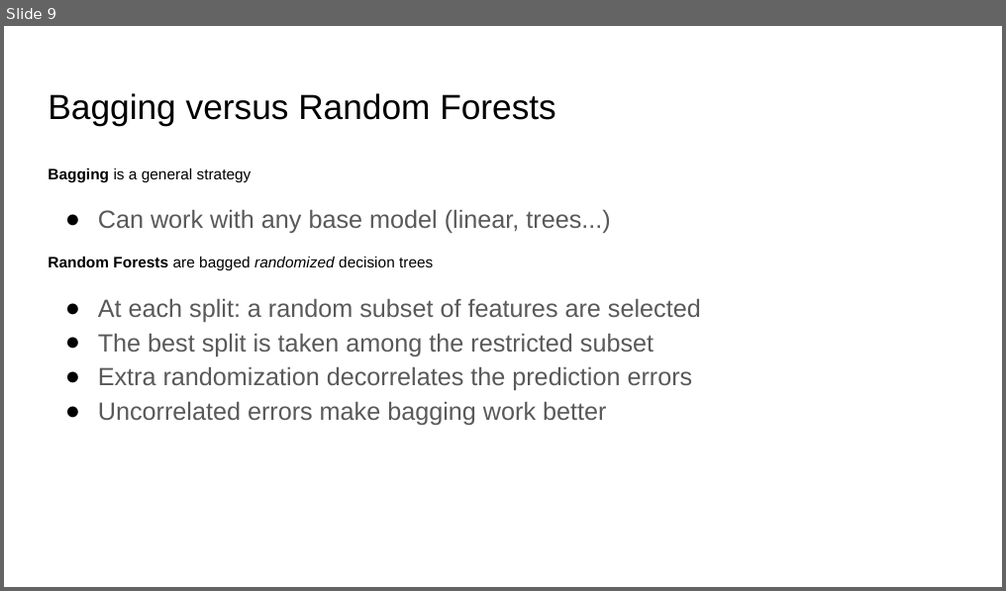
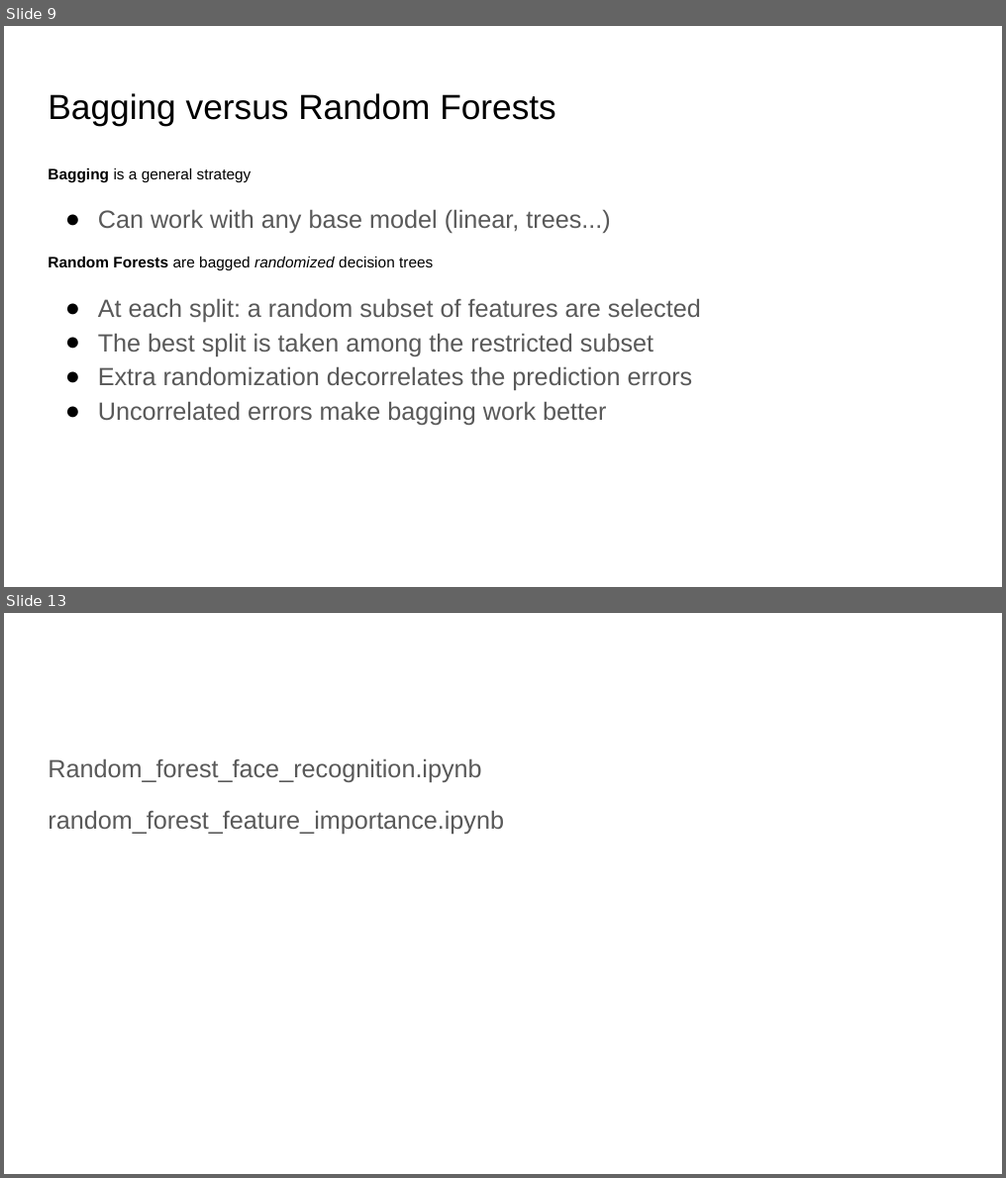
Before and after one commit to mmaleki92/ML_teaching, a slide deck: codes/07_sklearn/Ensemble of tree-based models.pptx. Shown one above the other, each under a label of ours: slide 9 before the commit, slides 9 and 13 after it; the slides between them are not shown. The pictures are 1006x591 and 1006x1178 pixels, drawn with LibreOffice and Linux fonts; fonts in the diff are those of the drawing. Boxes give left, top, right and bottom in pixels: in the first picture for what was removed or moved away, otherwise in the second. Text is boxed around its words. In the diff, an @@ line names an element or a change of style, - is before the commit and + after.

Commit message:
added random forest

```diff
--- a/codes/07_sklearn/Ensemble of tree-based models.pptx
+++ b/codes/07_sklearn/Ensemble of tree-based models.pptx
@@ slide 13 added at [4,613,1002,1174], background #FFFFFF @@
@@ text added at [48,759,504,834], 18 pt, text #595959 @@
+Random_forest_face_recognition.ipynb
+random_forest_feature_importance.ipynb
```
Also in this commit, not shown: 3 other slides added, 4 other files.
